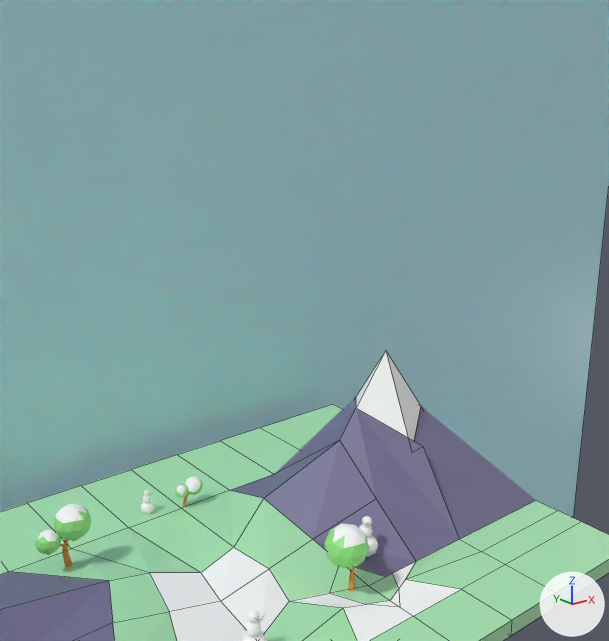
An edit to the Blender file assets/snowy.blend, drawn before and after from the same camera.
Before and after are seen from a 50 mm camera at (-3.68, -12.88, 9.53) aimed at (6.21, -0.51, 4.58). The axes (+X, +Y, +Z) are drawn at lower right. The lights are the same throughout. Mesh edges are drawn as thin lines on the coarser meshes.
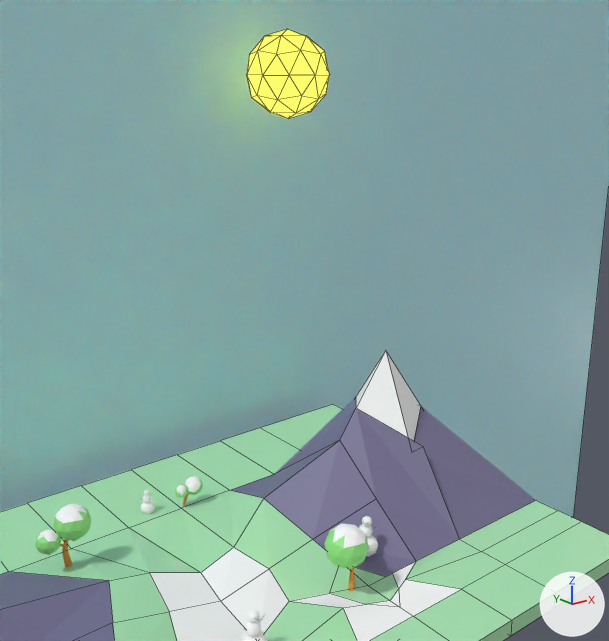
What differs and where, as boxes (x1, y1, x2, y2) in the pictures (609 x 641 px):
'Icosphere', shown (yellow)
    after: (247, 29, 330, 119)

Patch to the scene script:
```diff
--- a/assets/snowy.blend.py
+++ b/assets/snowy.blend.py
@@ ob_icosphere @@
 ob_icosphere.scale = (0.844, 0.844, 0.844)
-ob_icosphere.hide_set(True)
```
